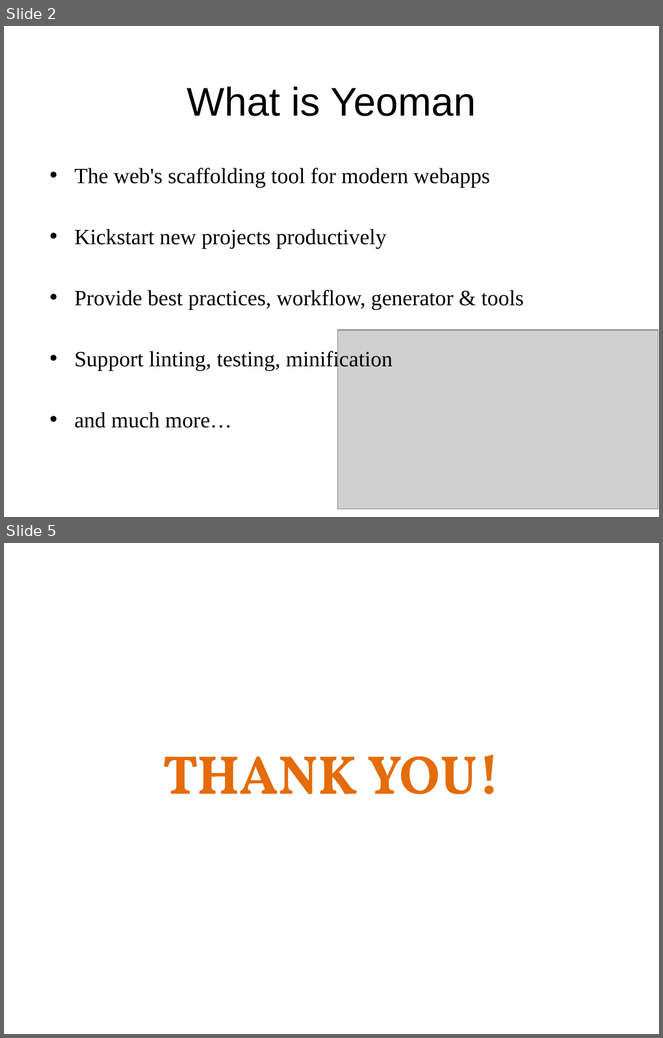
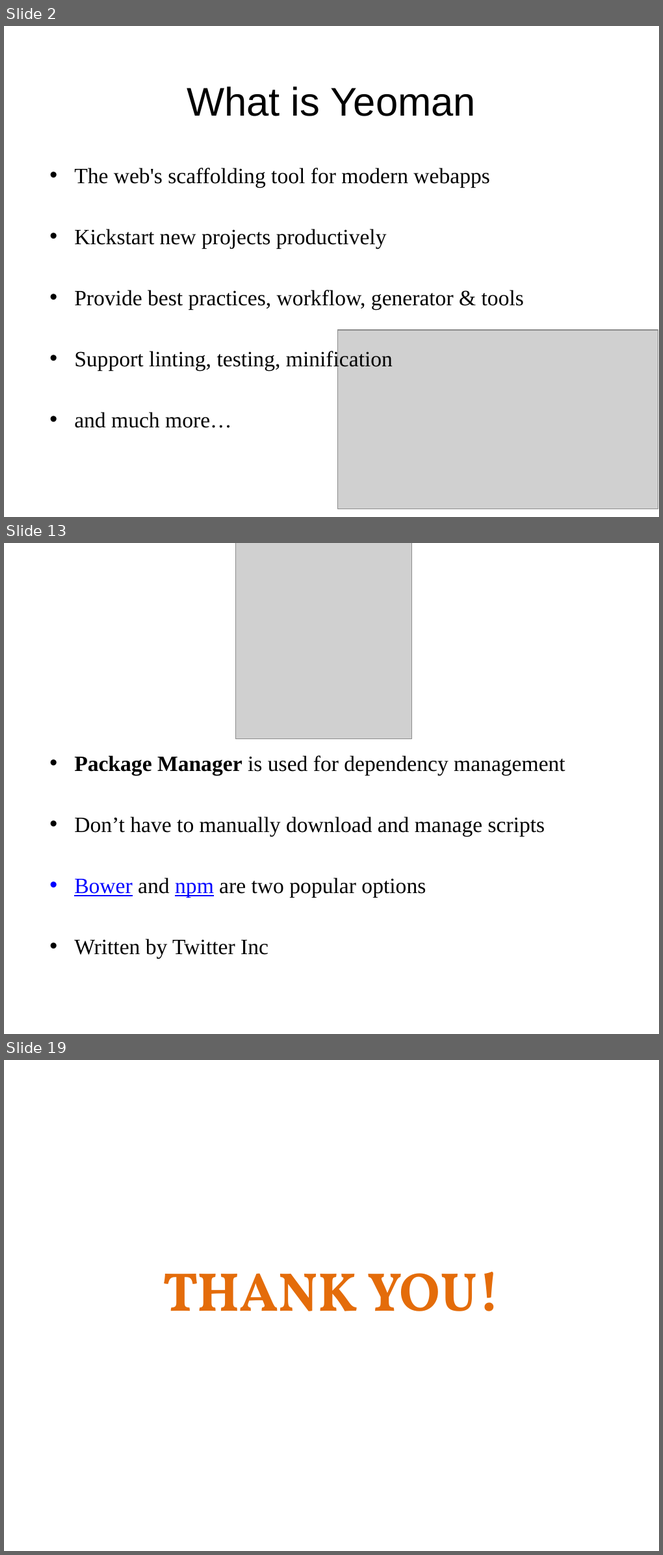
Before and after one commit to sonvq-qsoftvn/angularjs-training, a slide deck: QS_Training_AngularJS_Yeoman, Grunt, Gulp - SonVQ.pptx. Shown one above the other, each under a label of ours: slides 2 and 5 before the commit, slides 2, 13 and 19 after it; the slides between them are not shown. The pictures are 663x1038 and 663x1555 pixels, drawn with LibreOffice and Linux fonts; fonts in the diff are those of the drawing; grey boxes stand for pictures; background and template pictures are left out. Boxes give left, top, right and bottom in pixels: in the first picture for what was removed or moved away, otherwise in the second. Text is boxed around its words. In the diff, an @@ line names an element or a change of style, - is before the commit and + after.

```diff
--- a/QS_Training_AngularJS_Yeoman, Grunt, Gulp - SonVQ.pptx
+++ b/QS_Training_AngularJS_Yeoman, Grunt, Gulp - SonVQ.pptx
@@ slide 13 added at [4, 543, 659, 1034], background picture (left out) @@
@@ picture added at [236, 543, 412, 739] @@
@@ text added at [74, 756, 566, 958], 24 pt, text #000000 @@
+• Package Manager is used for dependency management
+• Don’t have to manually download and manage scripts
+• Bower and npm are two popular options
+• Written by Twitter Inc
@@ what was slide 5 is now slide 19 @@
```
Also in this commit, not shown: 2 slides changed, 14 other slides added, 1 slide removed, 4 other files.
